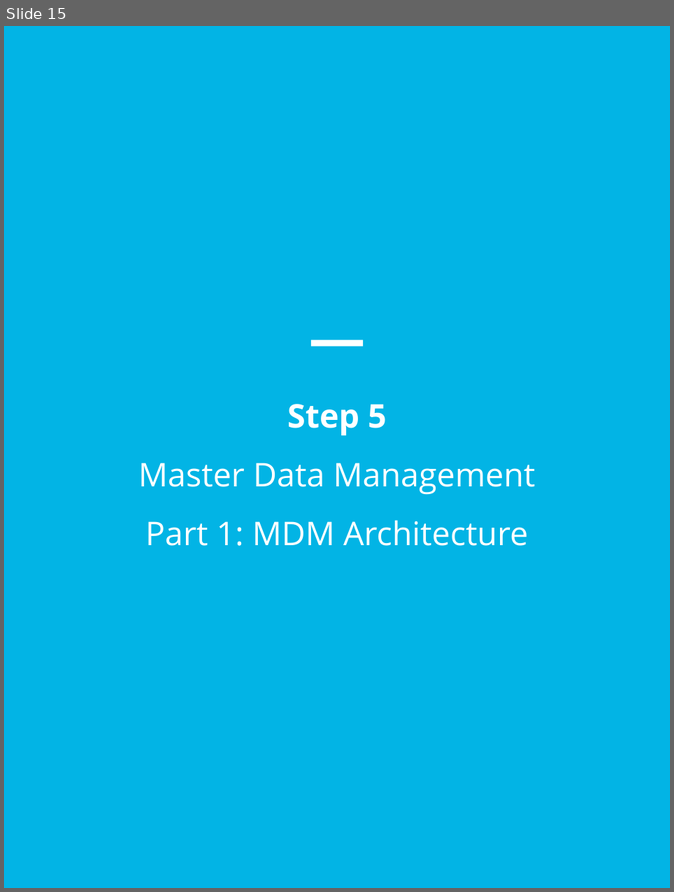
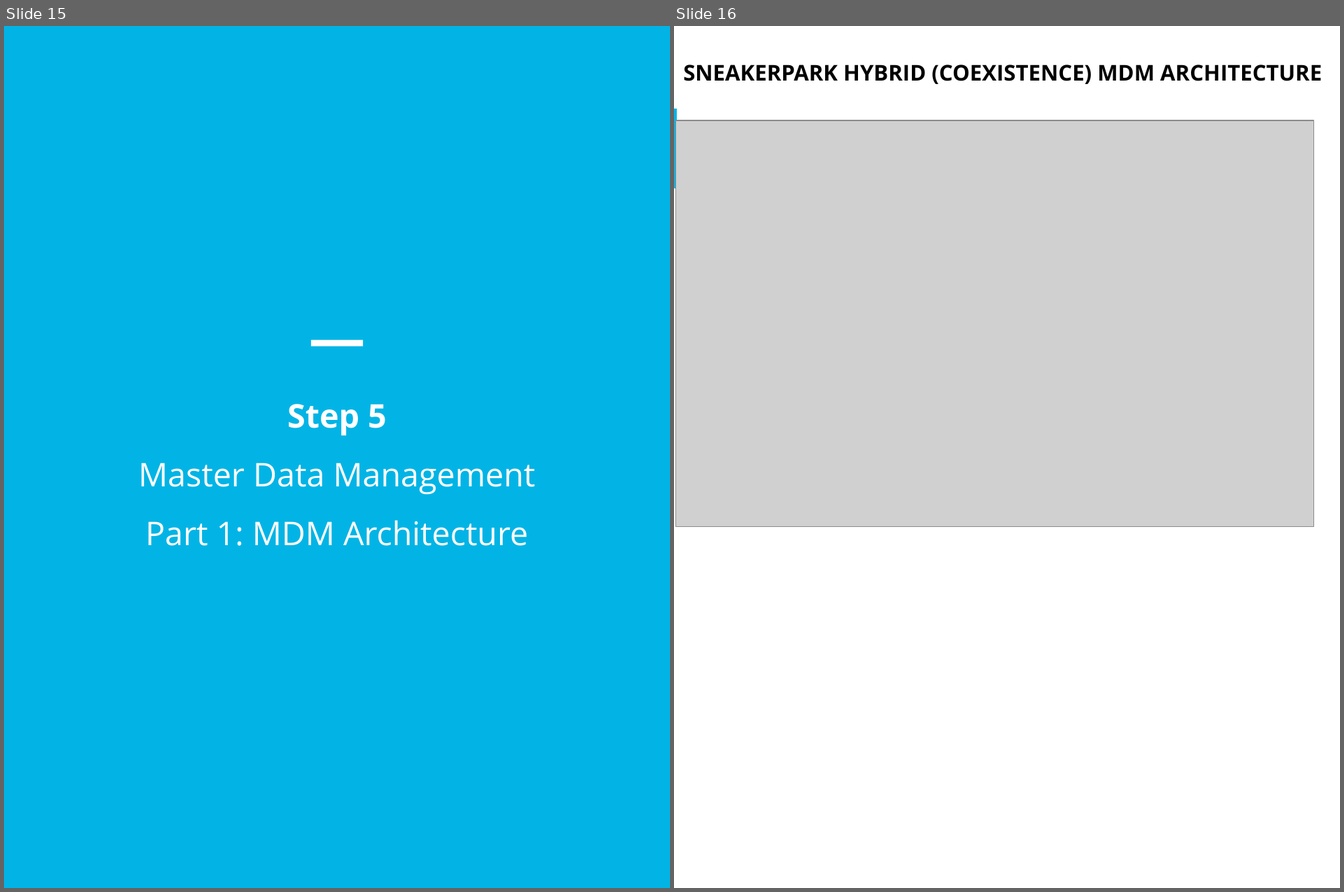
Before and after one commit to SwimLane2/udacity-ai-masters, a slide deck: Modules/03-Data-Architect/projects/Project 4 - SneakerPark Data Governance/report/sneakerpark_data_governance.pptx. Shown side by side, each under a label of ours: slide 15 before the commit, slides 15 and 16 after it. The pictures are 674x892 and 1344x892 pixels, drawn with LibreOffice and Linux fonts; fonts in the diff are those of the drawing; grey boxes stand for pictures. Boxes give left, top, right and bottom in pixels: in the first picture for what was removed or moved away, otherwise in the second. Text is boxed around its words. In the diff, an @@ line names an element or a change of style, - is before the commit and + after.

Commit message:
MDM Architecture

```diff
--- a/Modules/03-Data-Architect/projects/Project 4 - SneakerPark Data Governance/report/sneakerpark_data_governance.pptx
+++ b/Modules/03-Data-Architect/projects/Project 4 - SneakerPark Data Governance/report/sneakerpark_data_governance.pptx
@@ slide 16 added at <box>674,26,1340,888</box>, background #FFFFFF @@
@@ text added at <box>683,64,1322,84</box>, 20 pt, text #000000, bold @@
+SNEAKERPARK HYBRID (COEXISTENCE) MDM ARCHITECTURE
@@ rectangle added at <box>674,109,677,188</box>, fill #02B4E5 @@
@@ picture added at <box>675,121,1314,527</box> @@
```
Also in this commit, not shown: 1 slide changed, 1 slide removed, 3 other files.
